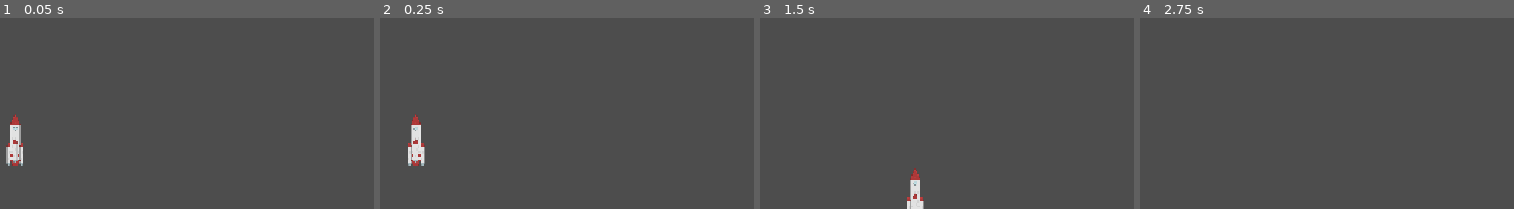
Above: before the commit, frames 1-4 (left to right).
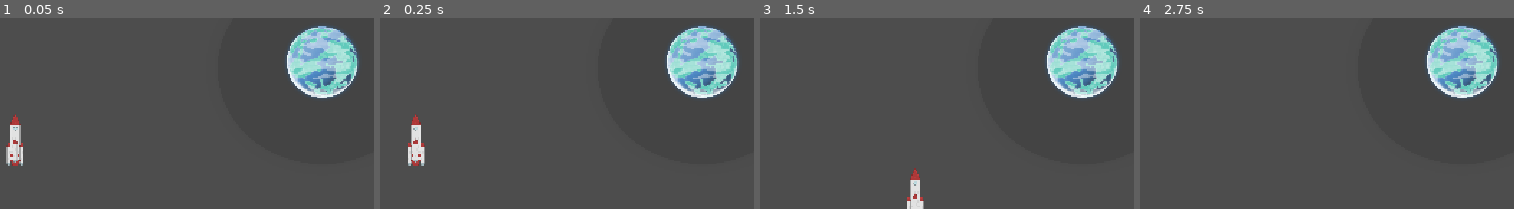
Above: after the commit, the same moments.

Repository: gilad905/space-jam
Game: Godot game, scene res://scenes/main.tscn
Two runs of this game, one before a commit and one after it. Both use one fixed random seed, a clock stepped at 60 frames per second and the inputs below.
Inputs:
- Up to frame 1 (0.05 s): no input
- Up to frame 2 (0.25 s): no input
- Up to frame 3 (1.5 s): hold Right (ui_right) 0.53-1.28 s; hold Left (ui_left) from 1.28 s (still down)
- Up to frame 4 (2.75 s): release Left (ui_left) at 2.03 s; hold Right (ui_right) from 2.03 s (still down)
The pictures show only the part of the screen within x 0-50%, y 13-63%; the shares and areas given below are measured in that part.

The runs differ from the first frame. In frame 1, 5.7% of the frame differs, in the area x 76-96%, y 4-42%; in frame 2, 5.7%; in frame 3, 5.7%; in frame 4, 5.7%.

Commit message:
added a base planet

Diff:
--- a/src/main.tscn
+++ /dev/null
@@ -1,3 +0,0 @@
-[gd_scene format=3 uid="uid://dl4a6hn035u1d"]
-
-[node name="Node3D" type="Node3D" unique_id=908080016]
--- a/src/scenes/main.tscn
+++ b/src/scenes/main.tscn
@@ -3,6 +3,7 @@
 [ext_resource type="Script" uid="uid://dq3751chexi04" path="res://scripts/player.gd" id="1_0wfyh"]
 [ext_resource type="Texture2D" uid="uid://bpk8jle8p5bx2" path="res://assets/spaceRockets_001.png" id="2_sugp2"]
 [ext_resource type="Texture2D" uid="uid://b4l4niem3upbv" path="res://assets/planet02.png" id="3_jyhfs"]
+[ext_resource type="PackedScene" uid="uid://3acj8mdq4gr0" path="res://scenes/planets/Planet_Basic.tscn" id="4_jyhfs"]
 
 [sub_resource type="RectangleShape2D" id="RectangleShape2D_qw2ki"]
 size = Vector2(49, 99)
@@ -33,3 +34,6 @@
 [node name="Sprite2D" type="Sprite2D" parent="Goal" unique_id=505986330]
 scale = Vector2(0.1, 0.1)
 texture = ExtResource("3_jyhfs")
+
+[node name="BasicPlanet" parent="." unique_id=1889143476 instance=ExtResource("4_jyhfs")]
+position = Vector2(535, 232)
--- a/src/scenes/planets/Planet_Basic.tscn
+++ b/src/scenes/planets/Planet_Basic.tscn
@@ -1,26 +1,44 @@
 [gd_scene format=3 uid="uid://3acj8mdq4gr0"]
 
-[ext_resource type="Script" uid="uid://buvcqvv5l3732" path="res://scripts/planet_basic.gd" id="1_5pedd"]
-[ext_resource type="Texture2D" uid="uid://vv3c1mkojqfj" path="res://icon.svg" id="2_tynr2"]
+[ext_resource type="Texture2D" uid="uid://dj5lf7efhjcb6" path="res://assets/planet00.png" id="1_jtm2a"]
 
-[sub_resource type="RectangleShape2D" id="RectangleShape2D_tn5fw"]
-size = Vector2(126.5, 128)
+[sub_resource type="CircleShape2D" id="CircleShape2D_tn5fw"]
+radius = 52.086468
 
 [sub_resource type="CircleShape2D" id="CircleShape2D_qlois"]
-radius = 178.70926
+radius = 150.0
 
-[node name="BasicPlanet" type="StaticBody2D" unique_id=1889143476]
-script = ExtResource("1_5pedd")
+[node name="Planet" type="Node2D" unique_id=1218271996]
 
-[node name="Sprite2D" type="Sprite2D" parent="." unique_id=128835891]
-texture = ExtResource("2_tynr2")
+[node name="PlanetSprite2" type="Sprite2D" parent="." unique_id=207603033]
+position = Vector2(1.105, 0)
+scale = Vector2(0.1, 0.1)
+texture = ExtResource("1_jtm2a")
 
-[node name="SurfaceCollision" type="CollisionShape2D" parent="." unique_id=1395370641]
+[node name="Surface" type="StaticBody2D" parent="." unique_id=1029654868]
 position = Vector2(1, -1)
-shape = SubResource("RectangleShape2D_tn5fw")
+collision_layer = 2
 
-[node name="GravityArea" type="Node2D" parent="." unique_id=2082147419]
+[node name="SurfaceCollision" type="CollisionShape2D" parent="Surface" unique_id=2111169886]
+shape = SubResource("CircleShape2D_tn5fw")
+
+[node name="GravityArea" type="Area2D" parent="." unique_id=405075613]
+collision_layer = 4
+gravity_space_override = 1
+gravity_point = true
+gravity_point_unit_distance = 150.0
+gravity_point_center = Vector2(0, 0)
+gravity_direction = Vector2(0, 0)
+gravity = 600.0
 
 [node name="GravityCollision" type="CollisionShape2D" parent="GravityArea" unique_id=1579666006]
-position = Vector2(1, -2)
+position = Vector2(1, 7)
 shape = SubResource("CircleShape2D_qlois")
+
+[node name="PlanetSprite3" type="Sprite2D" parent="GravityArea" unique_id=2000859241]
+modulate = Color(0.003921569, 0.003921569, 0.003921569, 1)
+self_modulate = Color(1, 1, 1, 0.11764706)
+z_index = -2
+position = Vector2(1.105, 10.000002)
+scale = Vector2(0.295, 0.268)
+texture = ExtResource("1_jtm2a")
--- a/src/scripts/planet_basic.gd
+++ /dev/null
@@ -1,40 +0,0 @@
-class_name Planet
-extends StaticBody2D
-
-@export_category("Planet")
-@export var planet_radius: float = 200.0
-@export var gravity_radius: float = 600.0
-@export var gravity_strength: float = 900.0
-
-@onready var surface_collision: CollisionShape2D = $SurfaceCollision
-@onready var gravity_area: Area2D = $GravityArea
-@onready var gravity_collision: CollisionShape2D = $GravityArea/GravityCollision
-
-
-func _ready() -> void:
-	_update_collision_radii()
-
-	gravity_area.body_entered.connect(_on_gravity_body_entered)
-	gravity_area.body_exited.connect(_on_gravity_body_exited)
-
-
-func _update_collision_radii() -> void:
-	# Create the solid planet collision circle.
-	var surface_shape := CircleShape2D.new()
-	surface_shape.radius = planet_radius
-	surface_collision.shape = surface_shape
-
-	# Create the larger invisible gravity circle.
-	var gravity_shape := CircleShape2D.new()
-	gravity_shape.radius = max(gravity_radius, planet_radius)
-	gravity_collision.shape = gravity_shape
-
-
-func _on_gravity_body_entered(body: Node2D) -> void:
-	if body.has_method("enter_planet_gravity"):
-		body.enter_planet_gravity(self)
-
-
-func _on_gravity_body_exited(body: Node2D) -> void:
-	if body.has_method("exit_planet_gravity"):
-		body.exit_planet_gravity(self)
Not shown, removed: src/scripts/planet_basic.gd.uid
